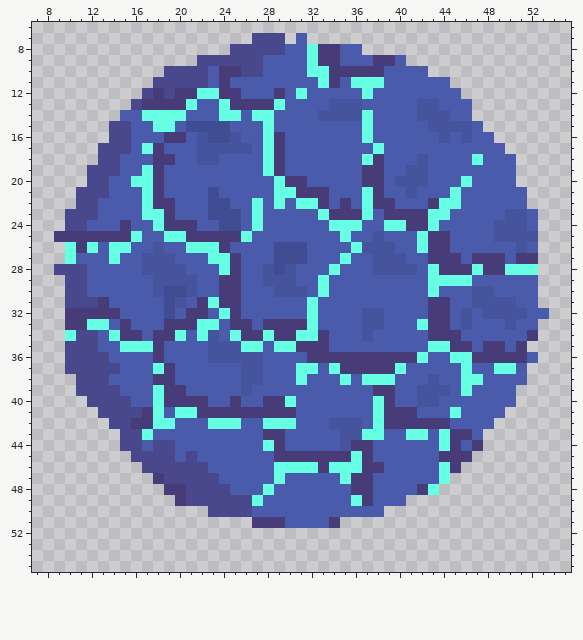
Pixel-art sprite, stored at Assets/Animations/RockRollSide/7.png. Above: the version before the commit.
The file is 64x64 pixels. Shown: x 7..55, y 6..55.
New version:
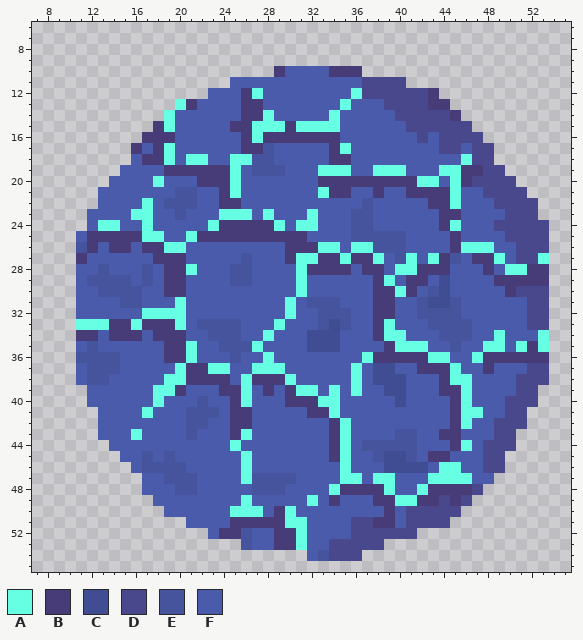
Palette (. is transparent): A #66ffe3  B #473b78  C #404d92  D #49488c  E #45549d  F #4b5bab
The exact change:
Changed rows in their new state; - is an unchanged pixel.
first column x 9:
 7 ------------------...-.----------------------
 8 ----------------............-----------------
 9 -------------...................-------------
10 ----------..........B--FF---......-----------
11 ---------.......--------FF-FDDDD....---------
12 --------......FFFBA-F-F----ADDDDDDB..--------
13 -------....AB--FF--FF----FAF--DDDDBB..-------
14 ------....-F---FFBB-----FAFFF--DDDDDB.-------
15 -----....B--FFFFBBA-ABAAAA--F---DDDDDD.------
16 -----...BB-F-FFFFBAB-BBBBB--F----D-DDDD.-----
17 ----...BF-A--FFFFBBEF----BA--F-----DD-DD.----
18 ----...-B-A-AAF-AAEEF----BB-FF---F---ADD..---
19 ---...--FFBBBBBBA-EEE---AAA-FAAAFF-AABBDD.---
20 ---..--FFA---BBBA---FFF-BBBB--BBBAA-ABDDDD---
21 --..F---FF-EE-FBA---FFFFABB-F---BBBB---DDDD--
22 --..-----FEEE-FBB-F-F-FFF-F-EFF----B----DDDD-
23 -..F---A-FFE--FAAAFA---AFFFEE-FFFFFBB----DDD-
24 -..-AAF-AFFFF-ABBBBBA-AA-FFEE-FFFFFBA---DDDDD
25 ..F----BAAFFA----BBBBBB---FEE-EE-FFFB---FDDDD
26 -.EB-BB-BBAAFFFF----FBBBAA--A--E-FFFBAAA--DDD
27 -.B--F--FBBB--FFFE--FBAABB-BBAF-A-A-E---A-DDA
28 ..F-E----FBBA--FEE-FFFABBBB-BBFAABB-FFF-F--BB
29 -.FEEEE-EFBBF--FEE-FFFA-F----BA-BBFCFF--BBBBB
30 -.F-EEEE-FBBF--FF---FFA-F----BBAB-EC--FF-BDDD
31 -.FFF-EE--FA-FFFF----A-EEE---BB--ECCE-FFFF-DD
32 -.FFFF--AAAAFF-FF----A-FEEE-FBB--EEEEF-FFFFDD
33 -.A--B-ABB-AFEEEEF-FAFFFECE-FBA--FEEE----F-DD
34 -.BB-B-----B-F-EEFF-FFFCCC--FBAA--FEEE--A--FA
35 -.FE--FFFFBBA-F--E--FFFCCC----BAAAFFEF-AA-ABA
36 -.EEEE---FBBA-FF-FFA---FFFFFA----BAAFFA----BB
37 -.FEEE---FFABBAA-FAAA-FF-FFAFCCF-BBBAF-BFF-DD
38 --FEE----FAABBBB-ABBBAF---FAFCCC--FBA-F---DDD
39 --.FFF----A----BBA-B-BAA-A-A-FCC-FFBB-----DD-
40 ---FFFF---FFFE---A-FFBBBAA---FFC-FF-BA---DDD-
41 ----FFFFAF-FEEEF--FFFF-BBA---FFFF---BAA--DD--
42 ----FFFFFFF-EEFFBB-FFF---BAF-FFFFFFFBA--DDD--
43 ----FFFAF---E---BA-FF----BAFFF-EEF-B-F-FDD---
44 -----FFF-FF-----A--FF----BAFEEEEE--F-AFDDD---
45 ------FFEFE-F----A--FFFFF-AFFECCE-B-FFFDD----
46 -------FEEEEFF---A--FFFFFF-FFFCCCC--AFFDD----
47 --------FFEEEFF--AEEEE-----AFAA---A-AAFF-----
48 --------FFFEEFFF--EEE----AB--BA--ABBBBD------
49 ---------FFFFFFFFAF----A-B-FFBBAABBDBD-------
50 ----------FFFFFFAAA-BA--------BFDDDDD--------
51 ------------FFFFBB---AA--FFDDBBFDDDD---------
52 --------------FBBEFFBBAFFFFDDDDDD------------
53 -----------------EFFBBAFFDDDDD---------------
54 -----------------------FEDDD-----------------
Boxes around the changes in both pictures, in picture pixels (x1, y1, x2, y2):
changed: (54, 33, 549, 561)
